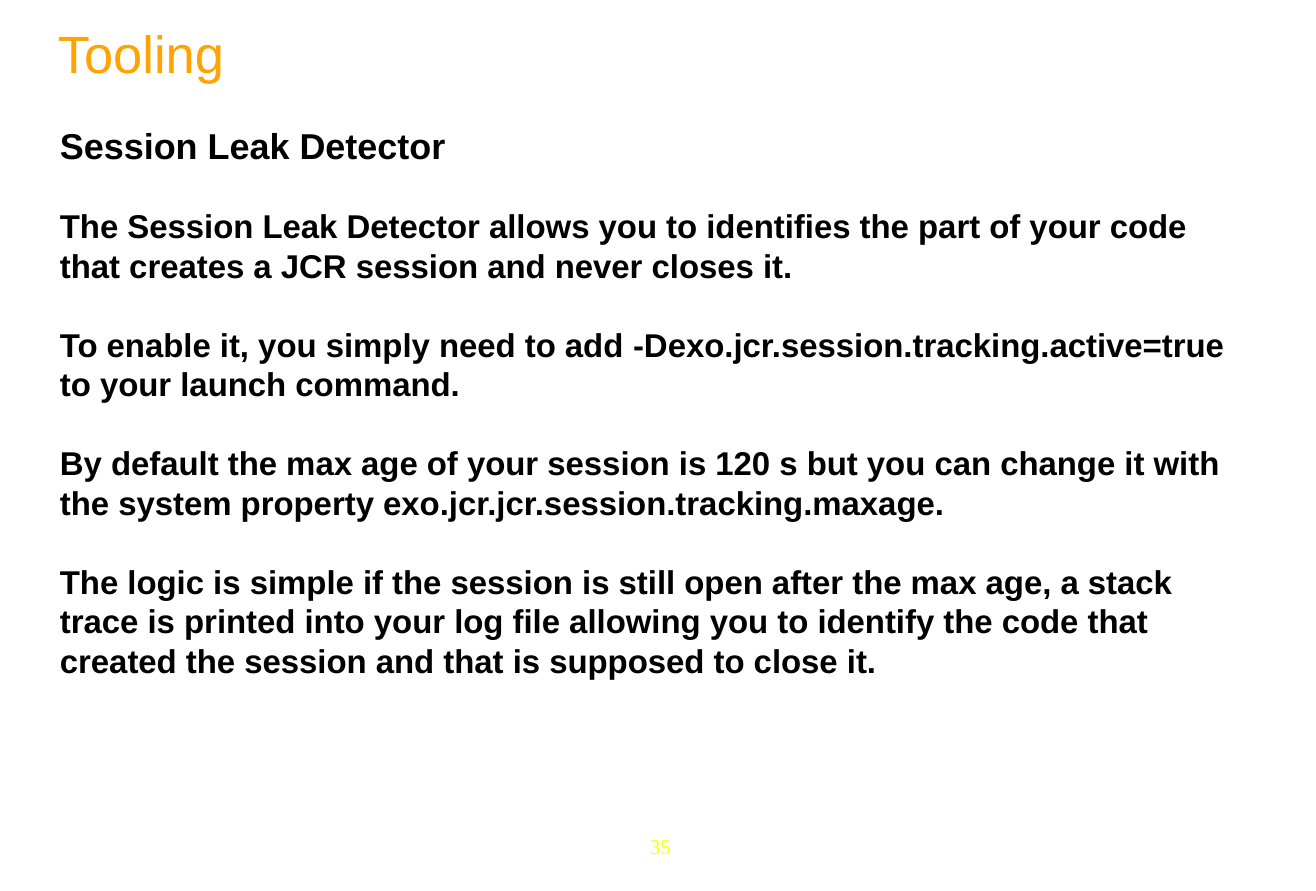
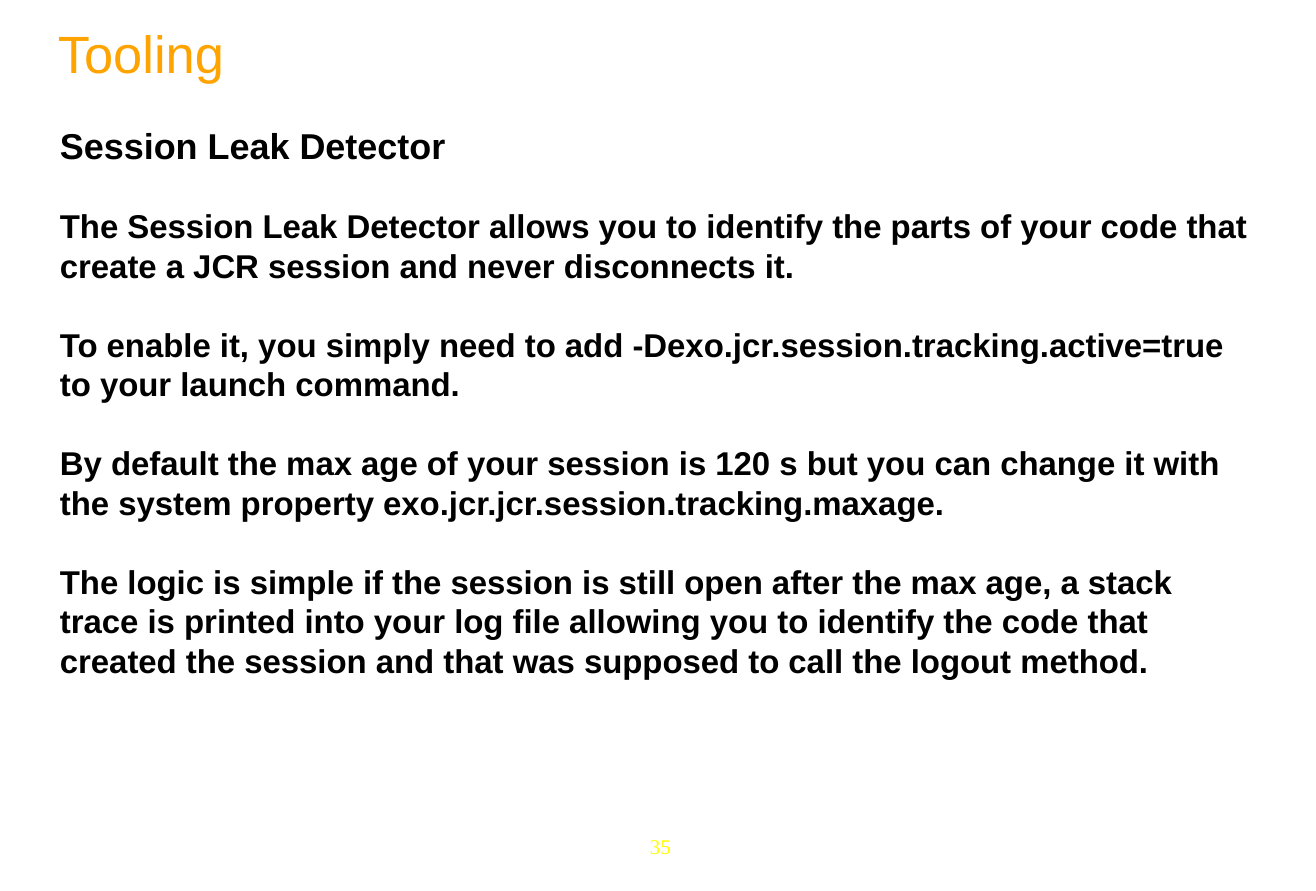
Before and after one commit to anhvurz90/training, a slide deck: slide 35 of JPP6-JCR/Day-4.pptx. Drawn at 1316x891 pixels with LibreOffice and Linux fonts; fonts in the diff are those of the drawing; background and template pictures are left out. Boxes give left, top, right and bottom in pixels: in the first picture for what was removed or moved away, otherwise in the second. Text is boxed around its words. In the diff, an @@ line names an element or a change of style, - is before the commit and + after.

```diff
--- a/JPP6-JCR/Day-4.pptx
+++ b/JPP6-JCR/Day-4.pptx
@@ text at (60, 214, 1247, 279): text changed @@
-The Session Leak Detector allows you to identifies the part of your code that creates a JCR session and never closes it.
+The Session Leak Detector allows you to identify the parts of your code that create a JCR session and never disconnects it.
@@ text at (60, 570, 1172, 680): text changed @@
-The logic is simple if the session is still open after the max age, a stack trace is printed into your log file allowing you to identify the code that created the session and that is supposed to close it.
+The logic is simple if the session is still open after the max age, a stack trace is printed into your log file allowing you to identify the code that created the session and that was supposed to call the logout method.
```
Also in this commit, not shown: 14 other slides changed, 3 other files.
